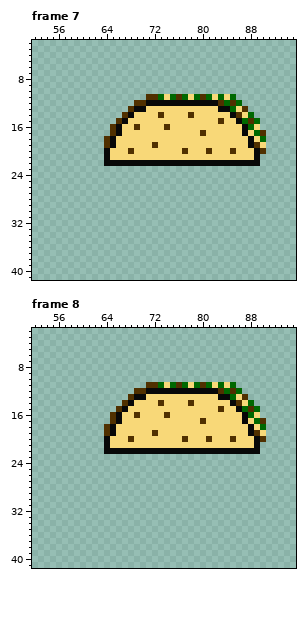
Pixel-art file: Assets/Sprites/PowerUp/Food Items/Taco.aseprite. The first picture shows the starting point.
96x96 pixels, 11 frames. Shown: frame 7: x 52..95, y 2..41; frame 8: x 52..95, y 2..41. The commit also changed other frames, which this record leaves out.
Once edited:
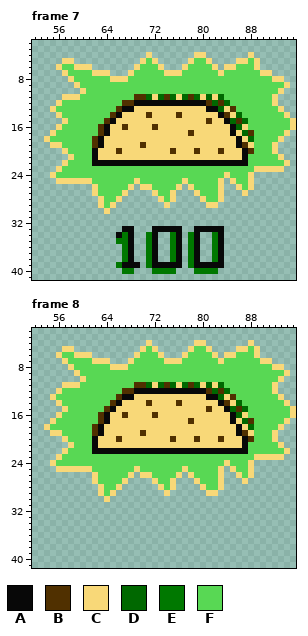
Palette (. is transparent): A #080808  B #503000  C #f8d878  D #006800  E #007800  F #58d854
Edits made:
Frame 7:
y 4: x 71 . -> C; x 79..80 .. -> CC; x 88 . -> C
y 5: x 57..58 .. -> CC; x 70..72 ... -> CFC; x 78..81 .... -> CFFC; x 86..89 .... -> CCFC
y 6: x 56..61 ...... -> CFFCCC; x 69..73 ..... -> CFFFC; x 77..82 ...... -> CFFFFC; x 84..89 ...... -> CCFFFC
y 7: x 57..64 ........ -> CFFFFCCC; x 68..91 ........................ -> CFFFFFCCCFFFFFFCFFFFFFCC
y 8: x 58..93 .................................... -> CFFFFFFCCCFFFFFFFFFFFFFFFFFFFFFFFFCC
y 9: x 59..94 .................................... -> CFFFFFFFFFFFFFFFFFFFFFFFFFFFFFFFFFFC
y 10: x 60..93 .................................. -> CFFFFFFFFFFFFFFFFFFFFFFFFFFFFFFFFC
y 11: x 57..72 ..............BB -> CCCFFFFFFFFFBBDC; x 74 C -> B; x 76 B -> C; x 78 C -> B; x 80 B -> C; x 84..92 CD....... -> FFFFFFFFC
y 12: x 56..70 .............BB -> CFFFFFFFFFFBBAA; x 81..82 AA -> BD; x 85..92 BD...... -> FFFFFFFC
y 13: x 55..70 .............BAA -> CFFFFFFFFFFBAACC; x 81..93 CCAADCB...... -> AADCBFFFFFFFC
y 14: x 56..68 ...........BA -> CFFFFFFFFBACC; x 71 C -> B; x 73 B -> C; x 76 C -> B; x 78 B -> C; x 83..94 CCABCD...... -> ABCDFFFFFFFC
y 15: x 57..67 .........BA -> CFFFFFFBACC; x 81 C -> B; x 83..86 BCCA -> CADB; x 88..95 BD...... -> FFFFFFFC
y 16: x 56..67 .........BAC -> CFFFFFFBACCB; x 69 B -> C; x 72 C -> B; x 74 B -> C; x 85..95 CCADC...... -> ADCFFFFFFFC
y 17: x 55..66 ..........BA -> CFFFFFFFBACC; x 78 C -> B; x 80 B -> C; x 85 C -> A; x 87..94 ACDB.... -> DBFFFFFC
y 18: x 54..65 ..........BA -> CFFFFFFFBACC; x 86 C -> A; x 88..93 ACD... -> DFFFFC
y 19: x 55..65 .........BA -> CCFFFFFBACC; x 70 C -> B; x 72 B -> C; x 86..92 CCABC.. -> ABCFFFC
y 20: x 57..64 .......A -> CFFFFACC; x 66 C -> B; x 68 B -> C; x 75 C -> B; x 77 B -> C; x 79 C -> B; x 81 B -> C; x 83 C -> B; x 85 B -> C; x 87..92 CCAB.. -> ABFFFC
y 21: x 58..64 ......A -> CFFFACC; x 87..93 CCA.... -> AFFFFFC
y 22: x 57..63 ....... -> CFFFFAA; x 88..94 AA..... -> FFFFFFC
y 23: x 56..93 ...................................... -> CFFFFFFFFFFFFFFFFFFFFFFFFFFFFFFFFCCCCC
y 24: x 55..88 .................................. -> CFFFFFFFFFFFFFFFFFFFFFFFFFFFFCFFFC
y 25: x 56..83 ............................ -> CCCCCCFFFFFFFCFFFFFFFCFFFFFC; x 85..88 .... -> CFFC
y 26: x 62..68 ....... -> CFFFFFC; x 70..76 ....... -> CCFFFFC; x 78..83 ...... -> CFFFFC; x 86..88 ... -> CFC
y 27: x 62..67 ...... -> CFFFFC; x 72..75 .... -> CFFC; x 79..83 ..... -> CFFFC; x 87 . -> C
y 28: x 63..66 .... -> CFFC; x 73..75 ... -> CFC; x 80..83 .... -> CFFC
y 29: x 63..65 ... -> CFC; x 74 . -> C; x 81..82 .. -> CC
y 30: x 64 . -> C
y 33: x 67..68 .. -> AA; x 72..76 ..... -> AAAAA; x 79..83 ..... -> AAAAA
y 34: x 66..68 ... -> AEA; x 71..72 .. -> EA; x 75..76 .. -> EA; x 78..79 .. -> EA; x 82..83 .. -> EA
y 35: x 66..68 ... -> EEA; x 71..72 .. -> EA; x 75..76 .. -> EA; x 78..79 .. -> EA; x 82..83 .. -> EA
y 36..38: x 67..68 .. -> EA; x 71..72 .. -> EA; x 75..76 .. -> EA; x 78..79 .. -> EA; x 82..83 .. -> EA
y 39: x 66..69 .... -> EAAA; x 71..76 ...... -> EAAAAA; x 78..83 ...... -> EAAAAA
y 40: x 67..68 .. -> EE; x 72..75 .... -> EEEE; x 79..82 .... -> EEEE
Frame 8:
y 4: x 71 . -> C; x 79..80 .. -> CC; x 88 . -> C
y 5: x 57..58 .. -> CC; x 70..72 ... -> CFC; x 78..81 .... -> CFFC; x 86..89 .... -> CCFC
y 6: x 56..61 ...... -> CFFCCC; x 69..73 ..... -> CFFFC; x 77..82 ...... -> CFFFFC; x 84..89 ...... -> CCFFFC
y 7: x 57..64 ........ -> CFFFFCCC; x 68..91 ........................ -> CFFFFFCCCFFFFFFCFFFFFFCC
y 8: x 58..93 .................................... -> CFFFFFFCCCFFFFFFFFFFFFFFFFFFFFFFFFCC
y 9: x 59..94 .................................... -> CFFFFFFFFFFFFFFFFFFFFFFFFFFFFFFFFFFC
y 10: x 60..93 .................................. -> CFFFFFFFFFFFFFFFFFFFFFFFFFFFFFFFFC
y 11: x 57..72 ..............BB -> CCCFFFFFFFFFBBDC; x 74 C -> B; x 76 B -> C; x 78 C -> B; x 80 B -> C; x 84..92 CD....... -> FFFFFFFFC
y 12: x 56..70 .............BB -> CFFFFFFFFFFBBAA; x 81..82 AA -> BD; x 85..92 BD...... -> FFFFFFFC
y 13: x 55..70 .............BAA -> CFFFFFFFFFFBAACC; x 81..93 CCAADCB...... -> AADCBFFFFFFFC
y 14: x 56..68 ...........BA -> CFFFFFFFFBACC; x 71 C -> B; x 73 B -> C; x 76 C -> B; x 78 B -> C; x 83..94 CCABCD...... -> ABCDFFFFFFFC
y 15: x 57..67 .........BA -> CFFFFFFBACC; x 81 C -> B; x 83..86 BCCA -> CADB; x 88..95 BD...... -> FFFFFFFC
y 16: x 56..67 .........BAC -> CFFFFFFBACCB; x 69 B -> C; x 72 C -> B; x 74 B -> C; x 85..95 CCADC...... -> ADCFFFFFFFC
y 17: x 55..66 ..........BA -> CFFFFFFFBACC; x 78 C -> B; x 80 B -> C; x 85 C -> A; x 87..94 ACDB.... -> DBFFFFFC
y 18: x 54..65 ..........BA -> CFFFFFFFBACC; x 86 C -> A; x 88..93 ACD... -> DFFFFC
y 19: x 55..65 .........BA -> CCFFFFFBACC; x 70 C -> B; x 72 B -> C; x 86..92 CCABC.. -> ABCFFFC
y 20: x 57..64 .......A -> CFFFFACC; x 66 C -> B; x 68 B -> C; x 75 C -> B; x 77 B -> C; x 79 C -> B; x 81 B -> C; x 83 C -> B; x 85 B -> C; x 87..92 CCAB.. -> ABFFFC
y 21: x 58..64 ......A -> CFFFACC; x 87..93 CCA.... -> AFFFFFC
y 22: x 57..63 ....... -> CFFFFAA; x 88..94 AA..... -> FFFFFFC
y 23: x 56..93 ...................................... -> CFFFFFFFFFFFFFFFFFFFFFFFFFFFFFFFFCCCCC
y 24: x 55..88 .................................. -> CFFFFFFFFFFFFFFFFFFFFFFFFFFFFCFFFC
y 25: x 56..83 ............................ -> CCCCCCFFFFFFFCFFFFFFFCFFFFFC; x 85..88 .... -> CFFC
y 26: x 62..68 ....... -> CFFFFFC; x 70..76 ....... -> CCFFFFC; x 78..83 ...... -> CFFFFC; x 86..88 ... -> CFC
y 27: x 62..67 ...... -> CFFFFC; x 72..75 .... -> CFFC; x 79..83 ..... -> CFFFC; x 87 . -> C
y 28: x 63..66 .... -> CFFC; x 73..75 ... -> CFC; x 80..83 .... -> CFFC
y 29: x 63..65 ... -> CFC; x 74 . -> C; x 81..82 .. -> CC
y 30: x 64 . -> C
Boxes around the changes in both pictures, in picture pixels (x1, y1, x2, y2):
changed: (44, 52, 296, 274)
changed: (44, 340, 296, 502)
